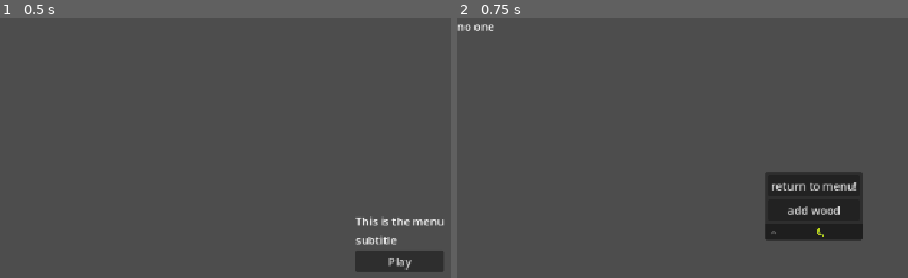
Above: before the commit, frames 1-2 (left to right).
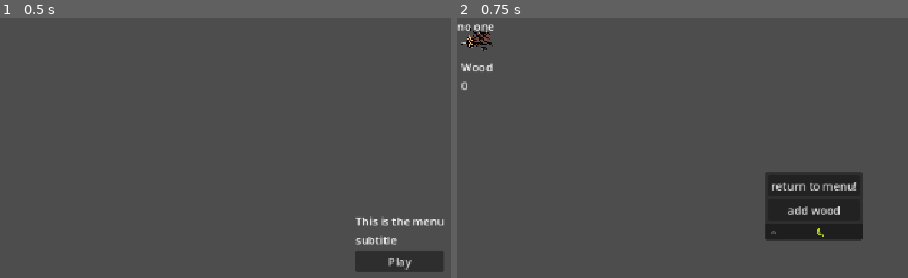
Above: after the commit, the same moments.

Repository: ChrstphrHll/brackeys2026.2
Game: Godot game, scene res://menu/menu.tscn
The game is run twice, just before and just after one commit, with the same random seed, the same clock (stepped at 60 frames per second) and the same inputs.
Inputs:
- Up to frame 1 (0.5 s): no input
- Up to frame 2 (0.75 s): click "Play" at 0.5 s

Frame 1 is identical in both runs. In frame 2, 0.4% of the frame differs, in the area x 0-8%, y 3-28%.

Commit message:
Add visible resource tracker

Diff:
--- a/autoloads/resources.gd
+++ b/autoloads/resources.gd
@@ -1,23 +1,53 @@
 extends Node
+
+signal resource_changed(resource_name: String, new_amount: int)
+
 
 var _resources = {
 	"wood": {
 		"amount": 0,
 		"difficulty": 1,
-		"abundance": 1
+		"abundance": 1,
+		"icon": preload("res://assets/WoodResource.png")
 	}
 }
 
 
 func modify_resource(resource: String, delta: int):
-	var current_amount = _resources.get(resource).amount
-	_resources[resource].amount = current_amount + delta
-	print(_resources[resource].amount)
+	if not _resources.has(resource):
+		push_warning("Tried to modify unknown resource: " + resource)
+		return
+
+	_resources[resource]["amount"] += delta
+
+	resource_changed.emit(
+		resource,
+		_resources[resource]["amount"]
+	)
 
 
-func get_resource_abundance(resource):
-	return _resources[resource].abundance
+func get_resource_amount(resource: String) -> int:
+	if not _resources.has(resource):
+		push_warning("Tried to get unknown resource: " + resource)
+		return 0
+
+	return _resources[resource]["amount"]
 
 
-func get_resource_difficulty(resource):
-	return _resources[resource].difficulty
+func get_resource_names():
+	return _resources.keys()
+
+
+func get_resource_icon(resource: String):
+	if not _resources.has(resource):
+		return null
+
+	return _resources[resource].get("icon", null)
+
+
+func get_resource_abundance(resource: String):
+	return _resources[resource]["abundance"]
+
+
+func get_resource_difficulty(resource: String):
+	return _resources[resource]["difficulty"]
--- a/game.tscn
+++ b/game.tscn
@@ -2,6 +2,7 @@
 
 [ext_resource type="Script" uid="uid://oj1jk4pb0e8u" path="res://game.gd" id="1_80nbo"]
 [ext_resource type="PackedScene" uid="uid://dnk21g31ndx2p" path="res://machines/machine.tscn" id="2_e2o6t"]
+[ext_resource type="Script" uid="uid://cq07e5l4s8y8b" path="res://resource_display.gd" id="3_feb5d"]
 
 [node name="Game" type="Node" unique_id=1275175939]
 script = ExtResource("1_80nbo")
@@ -20,6 +21,14 @@
 [node name="Machine" parent="UI" unique_id=1930575906 instance=ExtResource("2_e2o6t")]
 layout_mode = 1
 machine_name = "no one"
+
+[node name="ResourceDisplay" type="HBoxContainer" parent="UI" unique_id=1186182925]
+layout_mode = 0
+offset_left = 6.0
+offset_top = 7.0
+offset_right = 1017.0
+offset_bottom = 66.0
+script = ExtResource("3_feb5d")
 
 [node name="DebuggingUI" type="Control" parent="." unique_id=2104493506]
 layout_mode = 3
--- /dev/null
+++ b/resource_display.gd
@@ -0,0 +1,69 @@
+extends HBoxContainer
+
+var resource_entries: Dictionary = {}
+
+
+func _ready():
+	Resources.resource_changed.connect(_on_resource_changed)
+
+	for resource_name in Resources.get_resource_names():
+		create_resource_entry(resource_name)
+
+
+func create_resource_entry(resource_name: String):
+	# prevent duplicate resources
+	if resource_entries.has(resource_name):
+		return
+
+	# Each resource gets one vertical column.
+	var column = VBoxContainer.new()
+	add_child(column)
+
+	# Optional icon
+	var icon = TextureRect.new()
+
+	icon.custom_minimum_size = Vector2(48, 48)
+	icon.expand_mode = TextureRect.EXPAND_IGNORE_SIZE
+	icon.stretch_mode = TextureRect.STRETCH_KEEP_ASPECT_CENTERED
+
+	column.add_child(icon)
+
+	var icon_texture = Resources.get_resource_icon(resource_name)
+	icon.texture = icon_texture
+	icon.visible = icon_texture != null
+
+	# Resource name
+	var name_label = Label.new()
+	name_label.text = resource_name.capitalize()
+	column.add_child(name_label)
+
+	# Resource amount
+	var amount_label = Label.new()
+	column.add_child(amount_label)
+
+	# Remember all the UI objects associated with this resource
+	resource_entries[resource_name] = {
+		"column": column,
+		"icon": icon,
+		"name_label": name_label,
+		"amount_label": amount_label
+	}
+
+	update_resource_entry(
+		resource_name,
+		Resources.get_resource_amount(resource_name)
+	)
+
+
+func _on_resource_changed(resource_name: String, new_amount: int):
+	# allows code to work if a resource is introduced
+	# after the UI has already loaded
+	if not resource_entries.has(resource_name):
+		create_resource_entry(resource_name)
+
+	update_resource_entry(resource_name, new_amount)
+
+
+func update_resource_entry(resource_name: String, amount: int):
+	var entry = resource_entries[resource_name]
+	entry["amount_label"].text = str(amount)
Binary file added: assets/WoodResource.png
Not shown, added: assets/WoodResource.png.import
Not shown, added: resource_display.gd.uid
